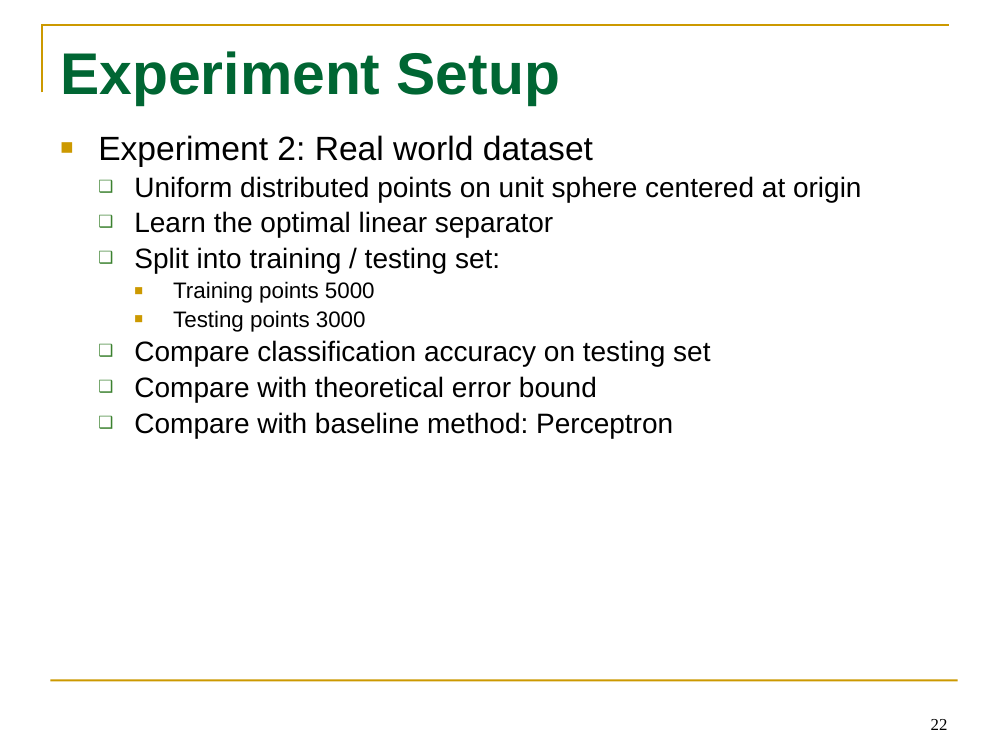
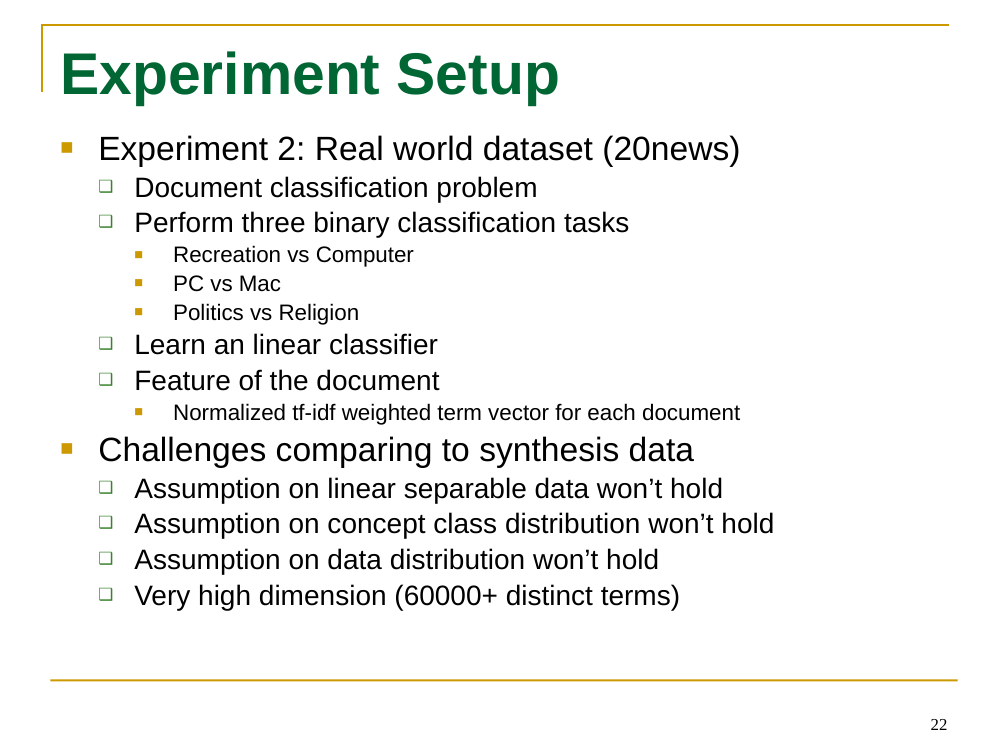
Before and after one commit to tttyy/Active-Learning, a slide deck: slide 22 of presentation/Activelearning.pptx. Drawn at 1008x756 pixels with LibreOffice and Linux fonts; fonts in the diff are those of the drawing. Boxes give left, top, right and bottom in pixels: in the first picture for what was removed or moved away, otherwise in the second. Text is boxed around its words. In the diff, an @@ line names an element or a change of style, - is before the commit and + after.

Commit message:
update slides

```diff
--- a/presentation/Activelearning.pptx
+++ b/presentation/Activelearning.pptx
@@ text at <box>98,135,774,610</box>: text changed @@
-■ Experiment 2: Real world dataset
-  ❑ Uniform distributed points on unit sphere centered at origin
-  ❑ Learn the optimal linear separator
-  ❑ Split into training / testing set:
-    ■ Training points 5000
-    ■ Testing points 3000
-  ❑ Compare classification accuracy on testing set
-  ❑ Compare with theoretical error bound
-  ❑ Compare with baseline method: Perceptron
+■ Experiment 2: Real world dataset (20news)
+  ❑ Document classification problem
+  ❑ Perform three binary classification tasks
+    ■ Recreation vs Computer
+    ■ PC vs Mac
+    ■ Politics vs Religion
+  ❑ Learn an linear classifier
+  ❑ Feature of the document
+    ■ Normalized tf-idf weighted term vector for each document
+■ Challenges comparing to synthesis data
+  ❑ Assumption on linear separable data won’t hold
+  ❑ Assumption on concept class distribution won’t hold
+  ❑ Assumption on data distribution won’t hold
+  ❑ Very high dimension (60000+ distinct terms)
```
